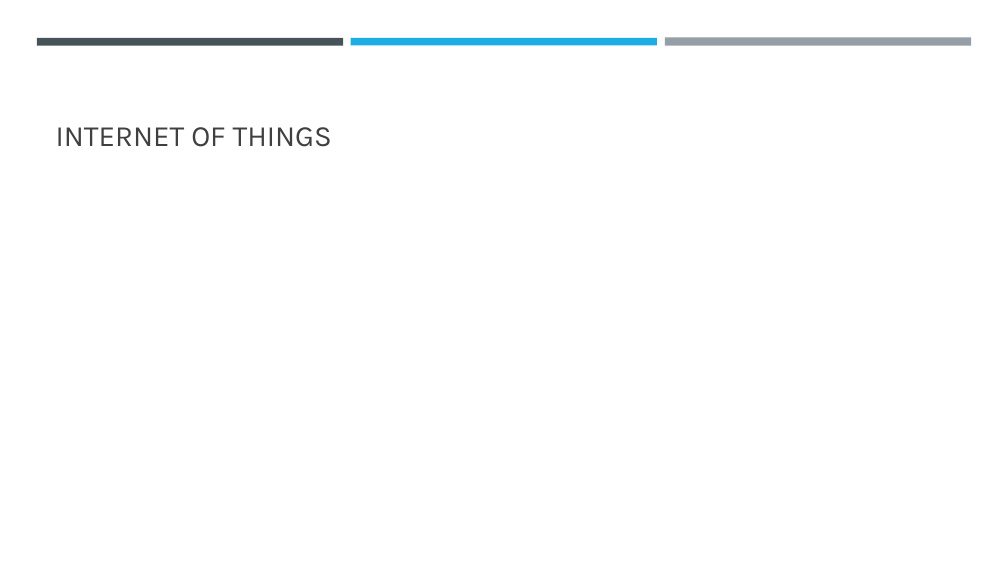
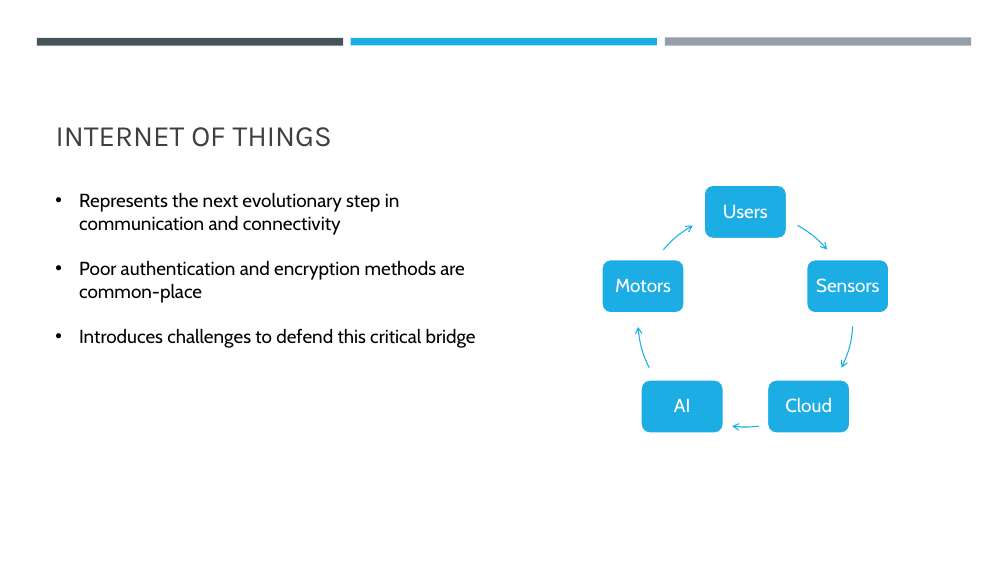
Before and after one commit to dr-natetorious/TIM-8301-Principals_of_CyberSecurity, a slide deck: slide 23 of Week8_OrgNeedsPresentation/BachmeierNTIM8301-8.pptx. Drawn at 1008x567 pixels with LibreOffice and Linux fonts; fonts in the diff are those of the drawing. Boxes give left, top, right and bottom in pixels: in the first picture for what was removed or moved away, otherwise in the second. Text is boxed around its words. In the diff, an @@ line names an element or a change of style, - is before the commit and + after.

```diff
--- a/Week8_OrgNeedsPresentation/BachmeierNTIM8301-8.pptx
+++ b/Week8_OrgNeedsPresentation/BachmeierNTIM8301-8.pptx
@@ text added at (x1=79, y1=192, x2=476, y2=348), 18 pt, text #000000 @@
+• Represents the next evolutionary step in communication and connectivity
+• Poor authentication and encryption methods are common-place
+• Introduces challenges to defend this critical bridge
@@ group added at (x1=602, y1=185, x2=889, y2=433): 5 rounded rectangles, 5 texts, 5 freeform shapes @@
+Users
+Sensors
+Cloud
+AI
+Motors
```
Also in this commit, not shown: 2 other slides changed, 1 slide added, 1 slide removed, 1 other file.
